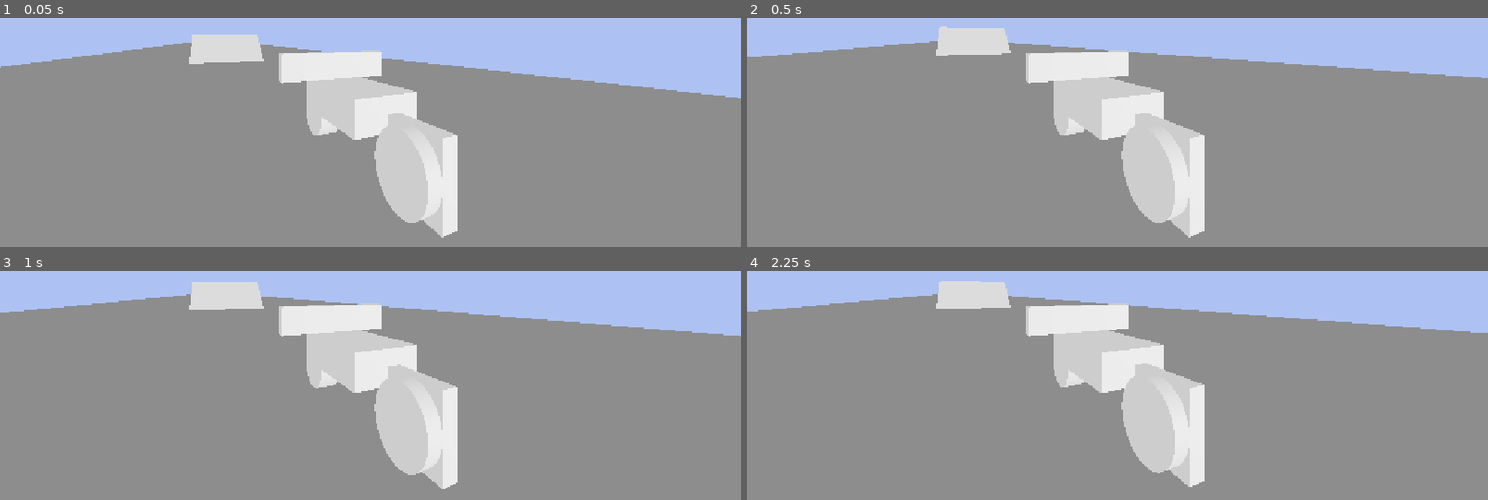
Above: before the commit, frames 1-4 (two rows, left to right).
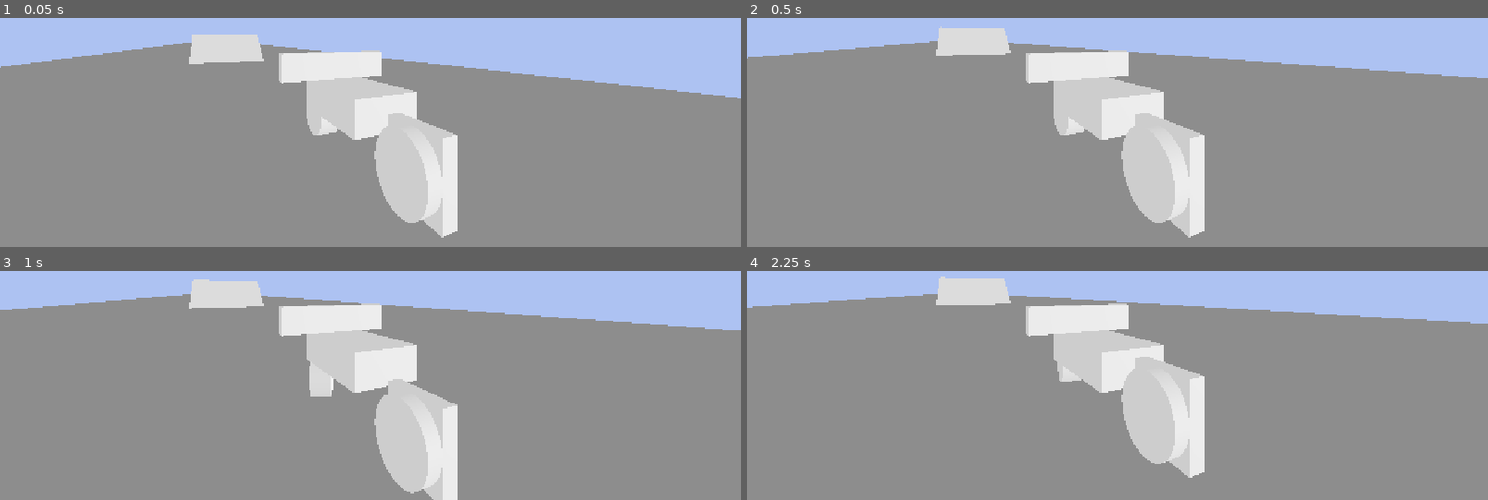
Above: after the commit, the same moments.

Repository: xvibyt/motorcycle
Game: Godot game, scene res://main.tscn
The game is run twice, just before and just after one commit, with the same random seed, the same clock (stepped at 60 frames per second) and the same inputs.
Inputs (mouse positions are in pixels of both pictures, inside the frame that each line leads up to):
- Up to frame 1 (0.05 s): no input
- Up to frame 2 (0.5 s): no input
- Up to frame 3 (1 s): tap Enter at 0.5 s; move the mouse to (533, 271) at 0.52 s; hold D (Right, bound only after the commit) from 0.53 s (still down); tap Alt at 0.6 s; click (533, 271) at 0.67 s
- Up to frame 4 (2.25 s): release D (Right, bound only after the commit) at 1.25 s; drag from (969, 312) to (1080, 376) at 1.27 s; move the mouse to (outside the picture) at 2.02 s; hold D (Right, bound only after the commit) from 2.03 s (still down); tap Alt at 2.1 s

Frame 1 is identical in both runs. In frame 2, less than 0.1% of the frame differs, in the area x 0-100%, y 3-27%; in frame 3, 3.2%, in the area x 0-100%, y 3-100%; in frame 4, 3.2%.

Commit message:
Added steering

Diff:
--- a/motorcycle/main.tscn
+++ b/motorcycle/main.tscn
@@ -80,6 +80,7 @@
 script = ExtResource("2_0xm2m")
 spring_strength = 3000.0
 spring_damping = 30.0
+over_extend = 0.2
 
 [node name="WheelMesh" type="MeshInstance3D" parent="Motorcycle/Wheel1" unique_id=725062714]
 transform = Transform3D(-4.3711385e-08, -0.19999999, 0, 0.99999994, -8.742277e-09, 0, 0, 0, 1, 0, -0.5, 0)
@@ -91,6 +92,7 @@
 script = ExtResource("2_0xm2m")
 spring_strength = 3000.0
 spring_damping = 30.0
+over_extend = 0.2
 is_motor = true
 
 [node name="WheelMesh" type="MeshInstance3D" parent="Motorcycle/Wheel2" unique_id=1904386090]
--- a/motorcycle/motorcycle_raycast.gd
+++ b/motorcycle/motorcycle_raycast.gd
@@ -2,28 +2,31 @@
 
 @export var wheels: Array[RaycastWheel]
 @export var acceleration := 500.0
-@export var deceleration := 250.0
+#@export var deceleration := 250.0
 @export var max_speed := 10.0
 @export var acc_curve: Curve
+@export var tire_turn_speed := 1.0
+@export var tire_max_turn_degrees := 30
 
-var motor_input := 0
+var motor_input := 0.0
 
 
 func _unhandled_input(event: InputEvent):
-	motor_input = Input.get_action_strength("Forwards") - Input.get_action_strength("Backwards")
-	#if event.is_action_pressed("Forwards"):
-		#motor_input = 1
-	#elif event.is_action_released("Forwards"):
-		#motor_input = 0
-	#
-	#if event.is_action_pressed("Backwards"):
-		#motor_input = -1
-	#elif event.is_action_released("Backwards"):
-		#motor_input = 0
+	#motor_input = event.get_action_strength("Forwards") - event.get_action_strength("Backwards")
+	if event.is_action_pressed("Forwards"):
+		motor_input = 1
+	elif event.is_action_released("Forwards"):
+		motor_input = 0
+
+	if event.is_action_pressed("Backwards"):
+		motor_input = -1
+	elif event.is_action_released("Backwards"):
+		motor_input = 0
 
 
 func _physics_process(delta: float) -> void:
 	print(linear_velocity)
+	_steering_rotation(delta)
 	var grounded := false
 	for wheel in wheels:
 		if wheel.is_colliding():
@@ -31,21 +34,47 @@
 		wheel.force_raycast_update()
 		_do_single_wheel_suspension(wheel)
 		_do_single_wheel_acceleration(wheel)
+		_do_single_wheel_rotation(wheel)
 
 	if grounded:
 		#center_of_mass = Vector3.ZERO
 		center_of_mass_mode = RigidBody3D.CENTER_OF_MASS_MODE_CUSTOM
-		center_of_mass = Vector3.DOWN * 0.2
+		center_of_mass = Vector3.DOWN * 0.5
 	else:
 		center_of_mass_mode = RigidBody3D.CENTER_OF_MASS_MODE_CUSTOM
 		center_of_mass = Vector3.DOWN * 1
+
+
+
+func _steering_rotation(delta: float) -> void:
+	var turn_input := Input.get_axis("Right", "Left") * tire_turn_speed
+
+	if turn_input:
+		$Wheel1.rotation.y = clampf($Wheel1.rotation.y + turn_input * delta,
+			deg_to_rad(-tire_max_turn_degrees), deg_to_rad(tire_max_turn_degrees))
+	else:
+		$Wheel1.rotation.y = move_toward($Wheel1.rotation.y, 0, tire_turn_speed * delta)
+
+
+func _do_single_wheel_rotation(ray: RaycastWheel):
+	if not ray.is_colliding(): return
+
+	var steer_side_dir := ray.global_basis.x
+	var tire_vel := _get_point_velocity(ray.wheel.global_position)
+	var steer_x_vel := steer_side_dir.dot(tire_vel)
+	var x_traction := 1.0
+	var gravity: float = ProjectSettings.get_setting("physics/3d/default_gravity")
+	var x_force := -steer_side_dir * steer_x_vel * x_traction * ((mass * gravity) / 2.0)
+
+	var force_pos := ray.wheel.global_position - global_position
+	apply_force(x_force, force_pos)
 
 
 func _do_single_wheel_acceleration(ray: RaycastWheel):
 	var forward_dir := -ray.global_basis.z
 	var vel := forward_dir.dot(linear_velocity)
 
-	ray.wheel.rotate_x(-vel * get_process_delta_time() * 2 * PI * ray.wheel_rad)
+	ray.wheel.rotate_x((-vel * get_process_delta_time()) / ray.wheel_rad)
 
 	if ray.is_colliding():
 		var contact_pos :=  ray.wheel.global_position
@@ -57,9 +86,9 @@
 			var acc := acc_curve.sample_baked(speed_ratio)
 			var force_vector := forward_dir * acceleration * motor_input * acc
 			apply_force(force_vector, force_pos)
-		elif abs(vel) > 10.05 and not motor_input:
-			var drag_force_vector = global_basis.z * deceleration * signf(vel)
-			apply_force(drag_force_vector, force_pos)
+		#elif abs(vel) > 10.05 and not motor_input:
+			#var drag_force_vector = global_basis.z * deceleration * signf(vel)
+			#apply_force(drag_force_vector, force_pos)
 
 
 func _get_spring_damp_force(ray: RaycastWheel, contact_pos: Vector3, spring_up_dir: Vector3) -> float:
--- a/motorcycle/project.godot
+++ b/motorcycle/project.godot
@@ -36,11 +36,20 @@
 "events": [Object(InputEventKey,"resource_local_to_scene":false,"resource_name":"","device":-1,"window_id":0,"alt_press …(192 unchanged characters)…
 ]
 }
+Right={
+"deadzone": 0.2,
+"events": [Object(InputEventKey,"resource_local_to_scene":false,"resource_name":"","device":-1,"window_id":0,"alt_pressed":false,"shift_pressed":false,"ctrl_pressed":false,"meta_pressed":false,"pressed":false,"keycode":0,"physical_keycode":68,"key_label":0,"unicode":100,"location":0,"echo":false,"script":null)
+]
+}
+Left={
+"deadzone": 0.2,
+"events": [Object(InputEventKey,"resource_local_to_scene":false,"resource_name":"","device":-1,"window_id":0,"alt_pressed":false,"shift_pressed":false,"ctrl_pressed":false,"meta_pressed":false,"pressed":false,"keycode":0,"physical_keycode":65,"key_label":0,"unicode":97,"location":0,"echo":false,"script":null)
+]
+}
 
 [physics]
 
 3d/physics_engine="Jolt Physics"
-3d/default_linear_damp=0.0
 
 [rendering]
 
